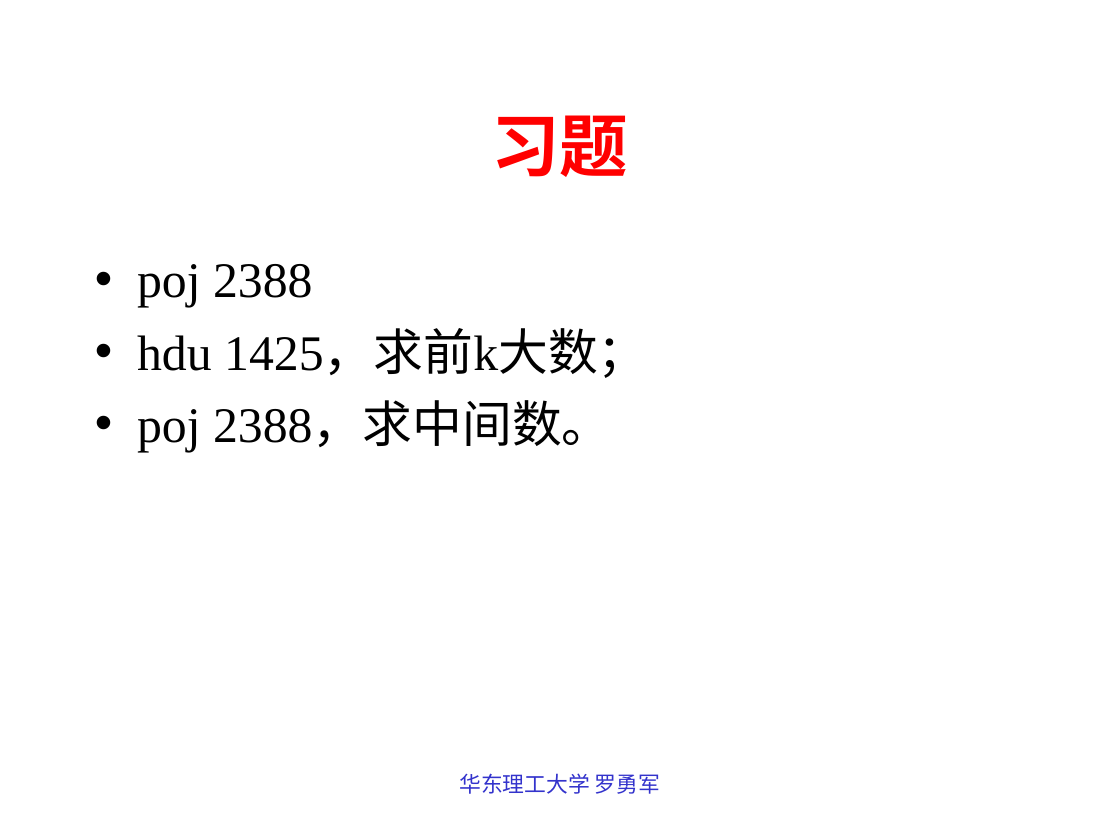
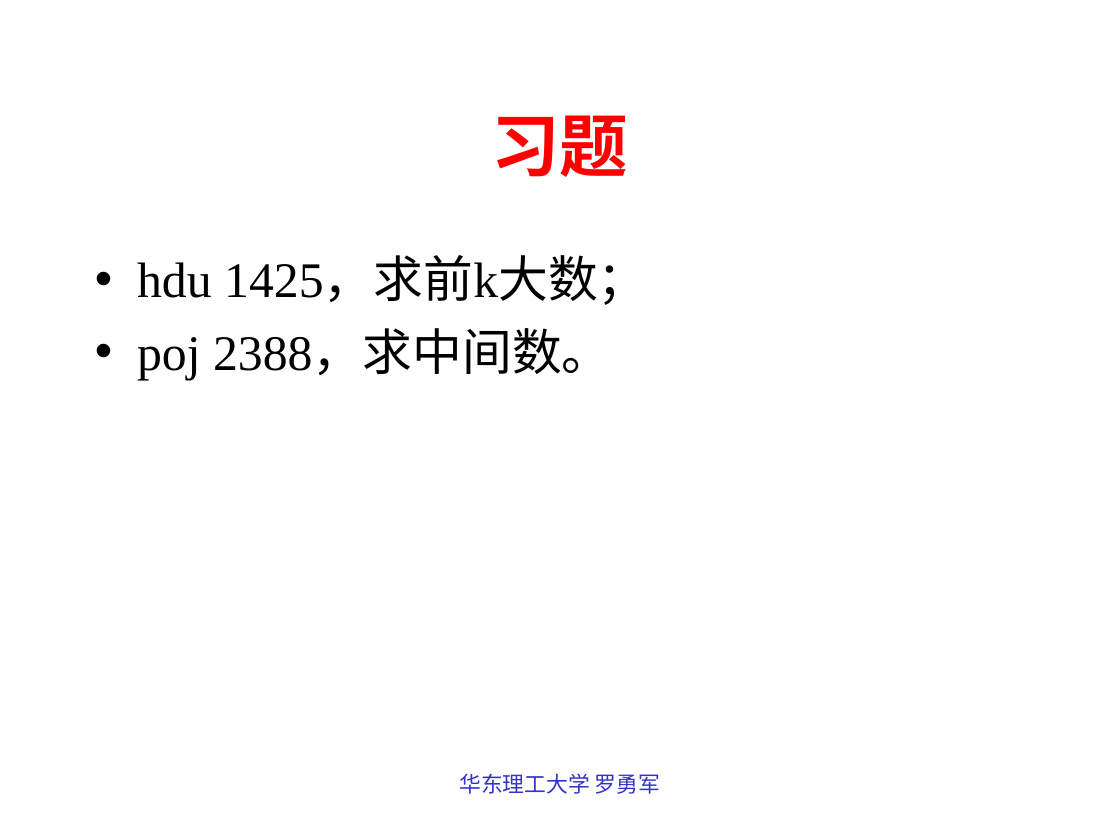
Before and after one commit to luoyongjun999/code, a slide deck: slide 67 of 第6章基础算法思想.ppt. Drawn at 1120x840 pixels with LibreOffice and Linux fonts; fonts in the diff are those of the drawing. Boxes give left, top, right and bottom in pixels: in the first picture for what was removed or moved away, otherwise in the second. Text is boxed around its words. In the diff, an @@ line names an element or a change of style, - is before the commit and + after.

```diff
--- a/第6章基础算法思想.ppt
+++ b/第6章基础算法思想.ppt
@@ text at [137, 264, 313, 308]: paragraph removed @@
-• poj 2388
```
Also in this commit, not shown: 1 other file.
